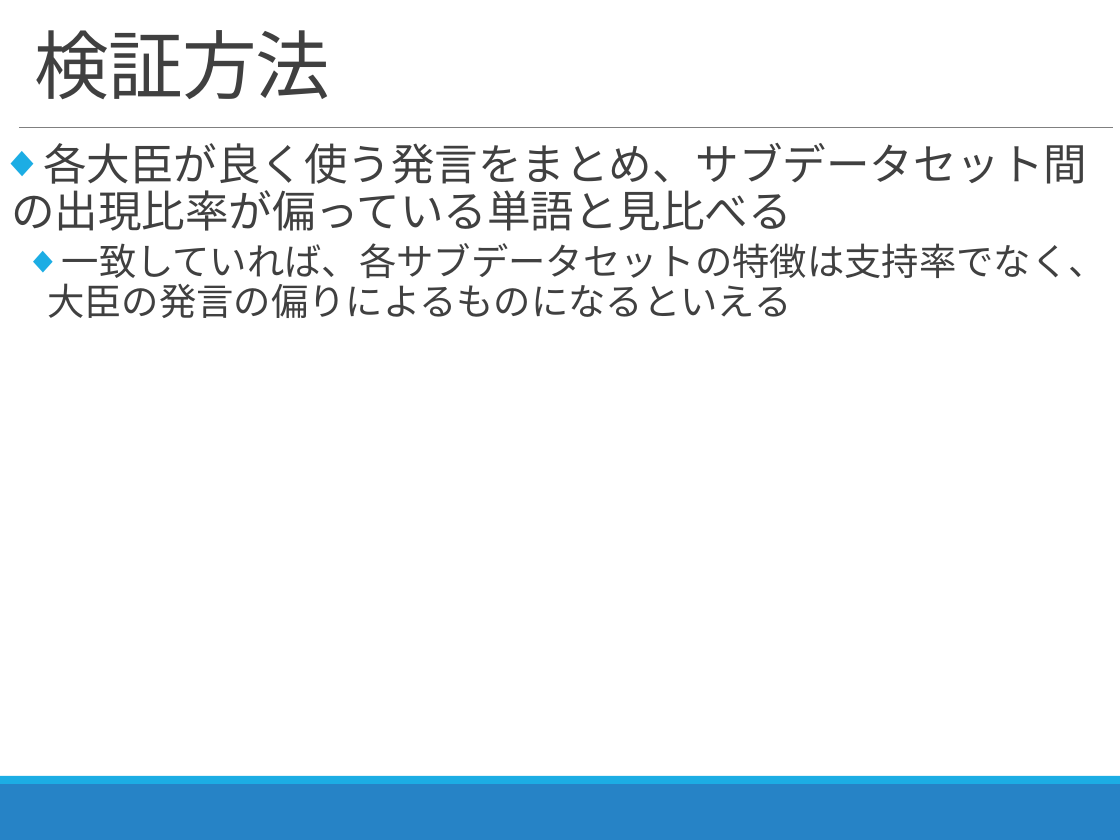
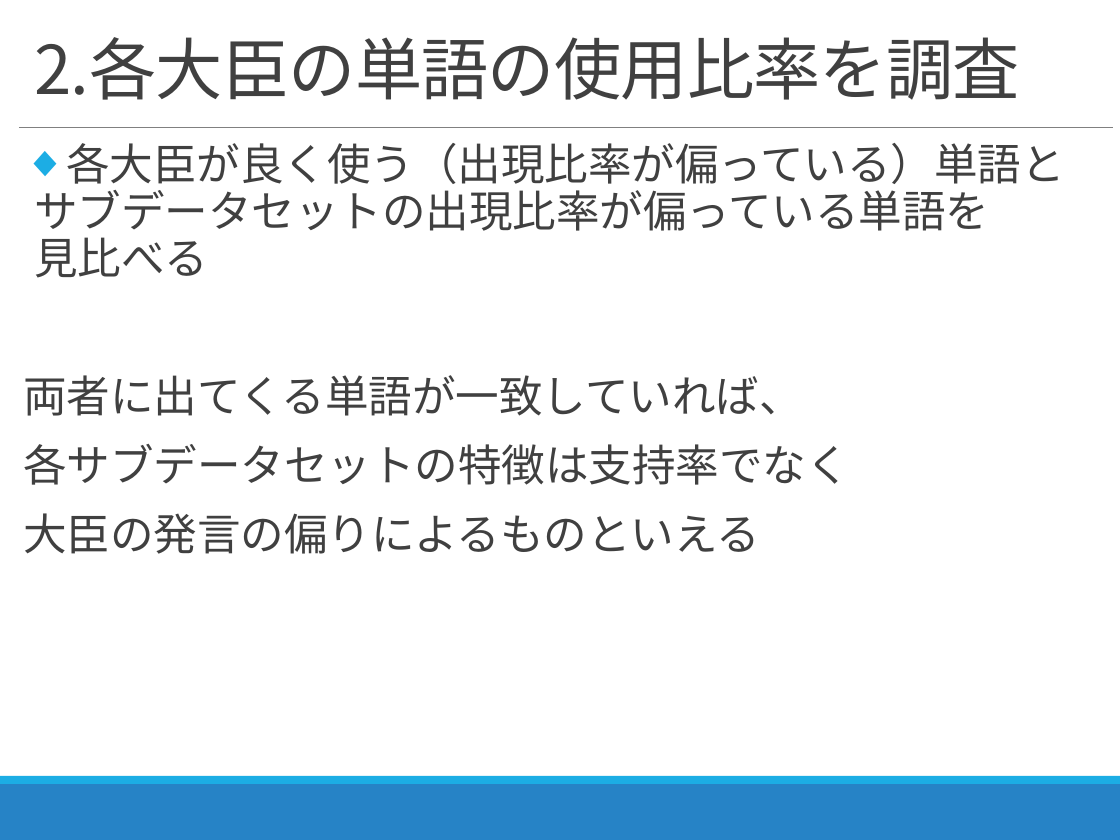
Before and after one commit to zerebom/amazon_sclapiing, a slide deck: slide 11 of 2018_11_07_進捗報告.pptx (slide 10 before the commit). Drawn at 1120x840 pixels with LibreOffice and Linux fonts; fonts in the diff are those of the drawing. Boxes give left, top, right and bottom in pixels: in the first picture for what was removed or moved away, otherwise in the second. Text is boxed around its words. In the diff, an @@ line names an element or a change of style, - is before the commit and + after.

```diff
--- a/2018_11_07_進捗報告.pptx
+++ b/2018_11_07_進捗報告.pptx
@@ title at <box>34,37,1019,100</box>: text changed; size 48 to 43.2 pt @@
-検証方法
+2.各大臣の単語の使用比率を調査
@@ text at <box>23,143,1064,554</box>: text changed; size 24 to 28 pt @@
-◆ 各大臣が良く使う発言をまとめ、サブデータセット間の出現比率が偏っている単語と見比べる
-  ◆ 一致していれば、各サブデータセットの特徴は支持率でなく、大臣の発言の偏りによるものになるといえる
+◆ 各大臣が良く使う（出現比率が偏っている）単語と サブデータセットの出現比率が偏っている単語を 見比べる
+両者に出てくる単語が一致していれば、
+各サブデータセットの特徴は支持率でなく
+大臣の発言の偏りによるものといえる
```
Also in this commit, not shown: 9 other slides changed, 8 slides added, 24 other files.
